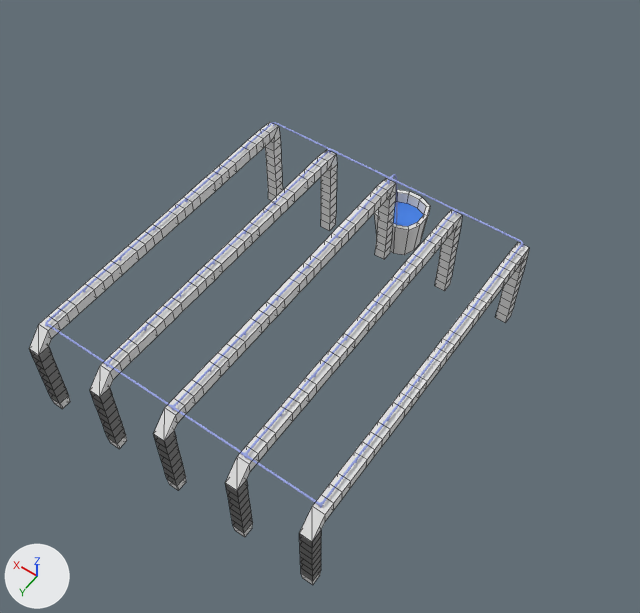
Renders of the Blender file Blender Files/Field.blend from each side of a commit.
Before and after are seen from a 50 mm camera at (-13.2, 16.2, 30.1) aimed at (0.1, -2.3, 1.0). Lighting does not change. The marker at lower left points along +X, +Y and +Z. Mesh edges are drawn as thin lines on the coarser meshes. The same objects are shown in both versions, whatever each file hides.

Names of what the first picture shows: 'Fountain', 'Pipes', 'WaterSystemPipes'.
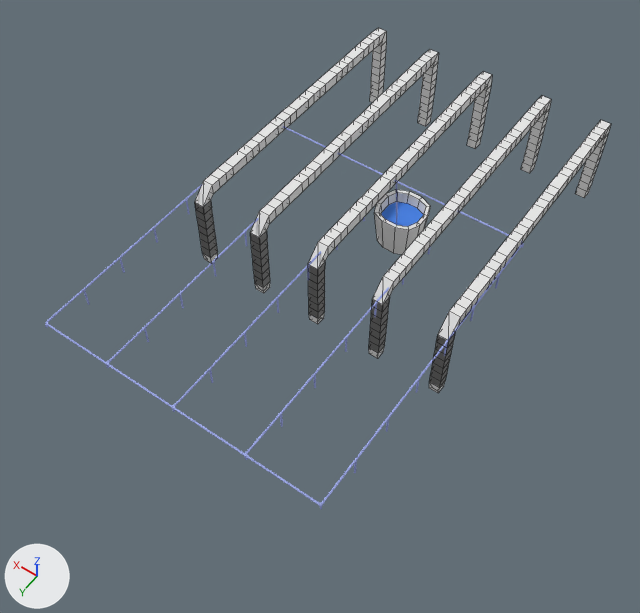
Where the newer file only moved an object's origin or applied its transform, the numbers keep the older frame.

Changed parts and their boxes [x1, y1, x2, y2] in the pictures (640 x 613 px; the box of a moved part takes in the faces that stretch with it):
'WaterSystemPipes', reshaped (17% narrower, 21% shorter)
    before: [29, 122, 529, 585]
    after: [195, 28, 611, 393]
part 1 of me_cube_002, moved or reshaped
    before: [29, 122, 283, 409]
    after: [195, 28, 386, 263]
part 2 of me_cube_002, moved or reshaped
    before: [90, 150, 337, 448]
    after: [250, 50, 439, 293]
part 3 of me_cube_002, moved or reshaped
    before: [225, 210, 462, 537]
    after: [369, 96, 551, 358]
part 4 of me_cube_002, moved or reshaped
    before: [299, 242, 529, 585]
    after: [429, 120, 611, 393]
part 5 of me_cube_002, moved or reshaped
    before: [154, 178, 396, 491]
    after: [308, 71, 492, 324]

The change, as a diff of the scene's bpy script:
```diff
--- a/Blender Files/Field.blend.py
+++ b/Blender Files/Field.blend.py
@@ me_cube_002 @@
 # used by ob_watersystempipes; parent = ob_fountain; location = (0.0, -8.553, 0.606); scale = (0.946, 0.946, 0.946)
-me_cube_002.from_pydata(...)  # 1040 vertices, 1055 faces; spans x -6.7..6.7, y 1.2..16.6, z -0.9..3.9
+me_cube_002.from_pydata(...)  # 1040 vertices, 1055 faces; spans x -6.4..6.4, y -7.4..7.1, z -0.2..4.3
+# me_cube_002 part 1: the loose piece of 208 vertices spanning x 6.2..6.7, y 1.2..16.6, z -0.9..3.9 is scaled about its middle by 0.946, then moved by (-0.3, -9.0, 0.5)
+# me_cube_002 part 2: the loose piece of 208 vertices spanning x 3.0..3.5, y 1.2..16.6, z -0.9..3.9 is scaled about its middle by 0.946, then moved by (-0.2, -9.0, 0.5)
+# me_cube_002 part 3: the loose piece of 208 vertices spanning x -3.6..-3.0, y 1.2..16.6, z -0.9..3.9 is scaled about its middle by 0.946, then moved by (0.2, -9.0, 0.5)
+# me_cube_002 part 4: the loose piece of 208 vertices spanning x -6.7..-6.2, y 1.2..16.6, z -0.9..3.9 is scaled about its middle by 0.946, then moved by (0.3, -9.0, 0.5)
+# me_cube_002 part 5: 206 vertices removed from x -0.2..0.3, y 1.2..16.6, z -0.9..3.9; 206 vertices added at x -0.2..0.3, y -7.4..7.1, z -0.2..4.3
 me_cube_002.materials.append(mat_fountain)
```
